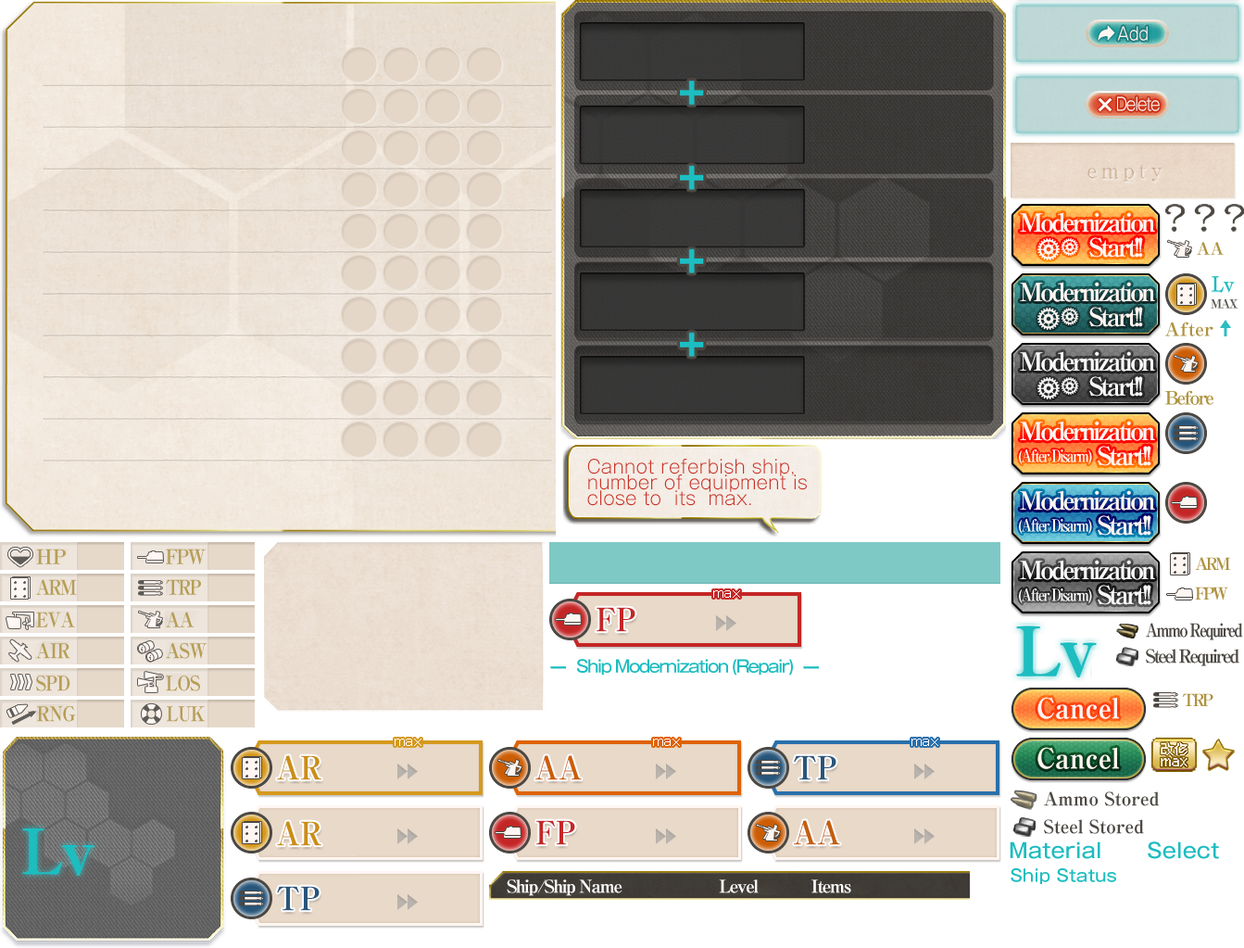
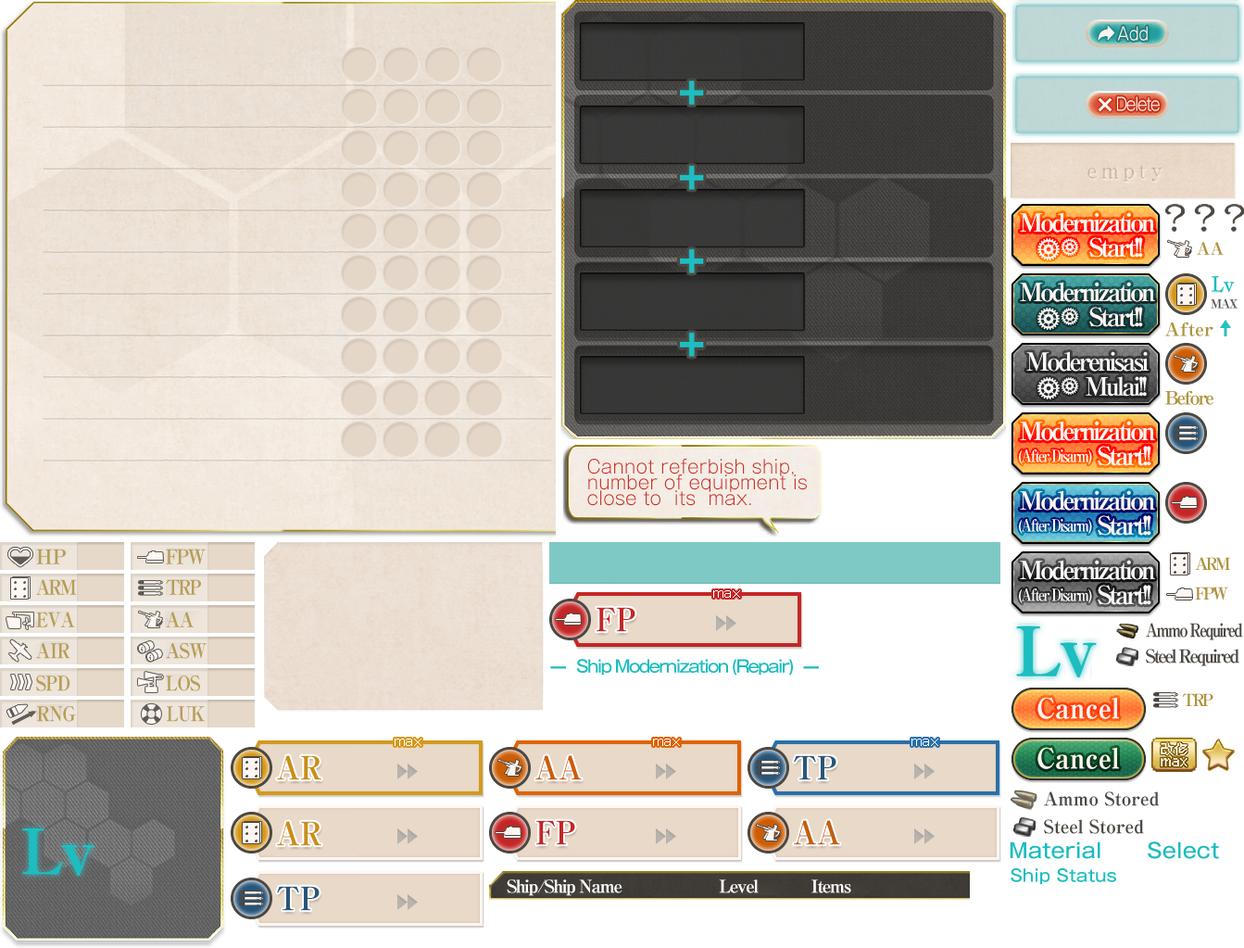
The second 1244x948 image is a revision of the first. Changes to its layers:
painted on "button copy 4" over [1017, 348, 1159, 400]
